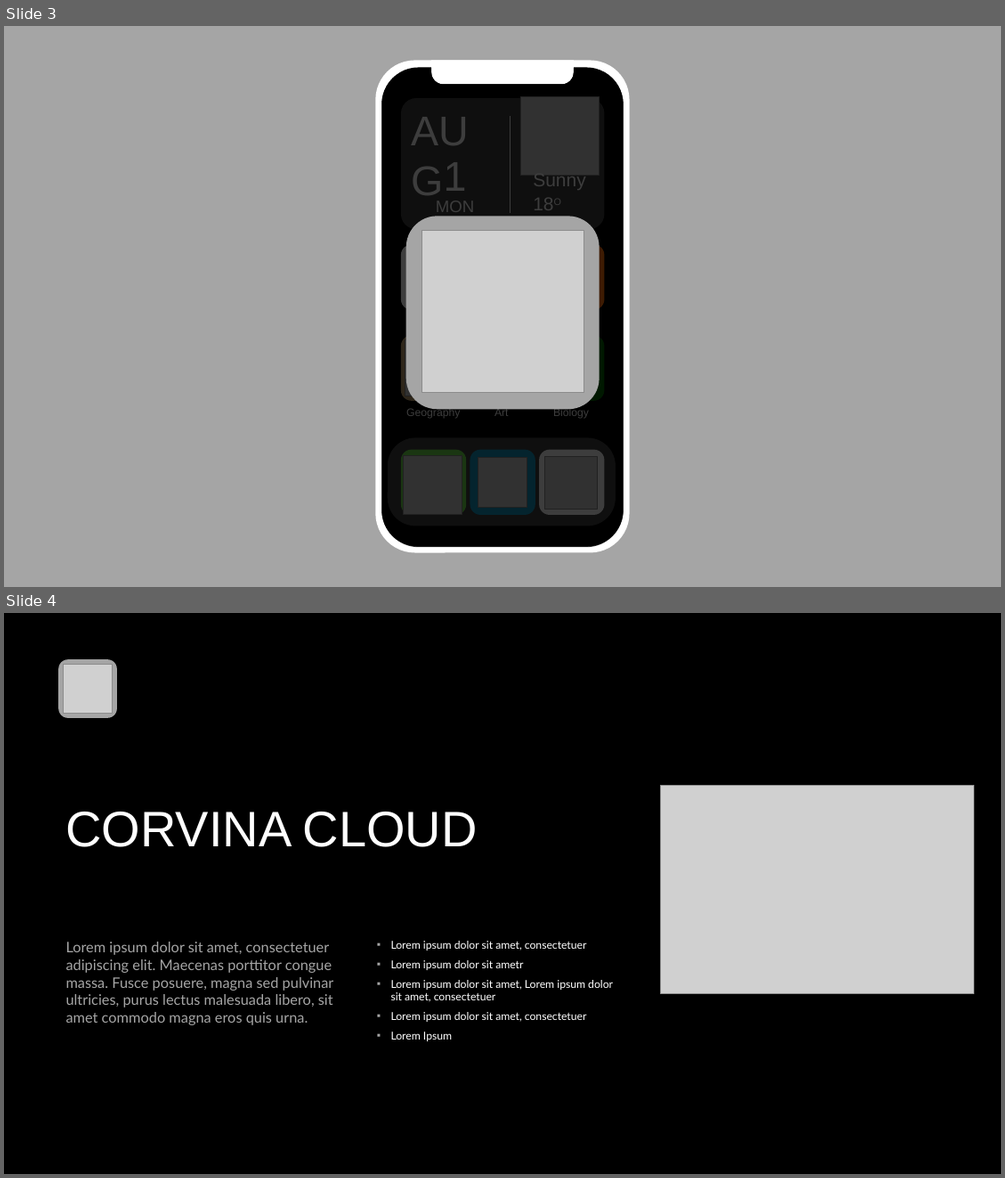
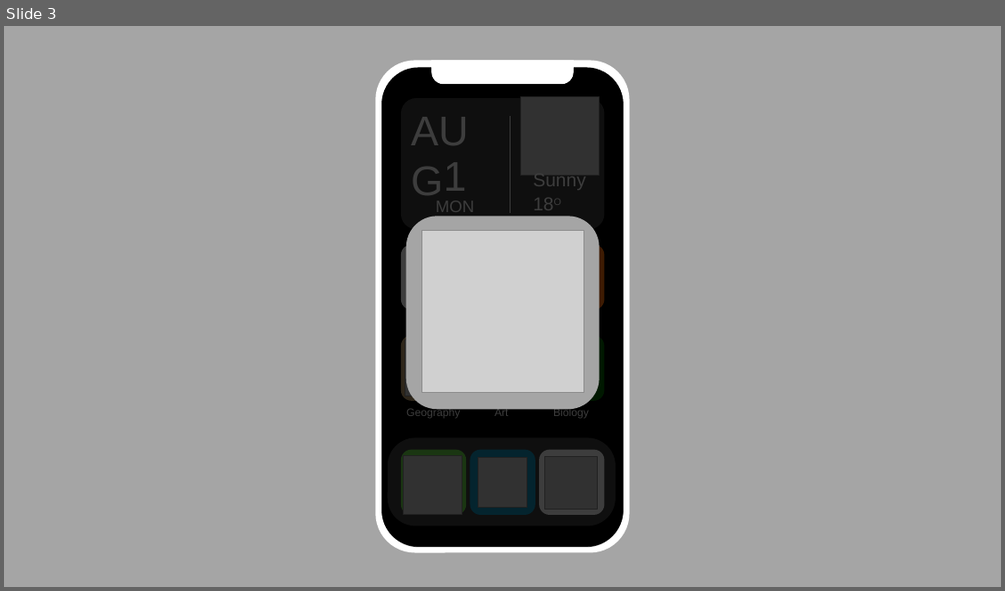
Before and after one commit to Corvina-project/CorvinaProject, a slide deck: presentazione.pptx. Shown one above the other, each under a label of ours: slides 3 and 4 before the commit, slide 3 after it. The pictures are 1005x1178 and 1005x591 pixels, drawn with LibreOffice and Linux fonts; fonts in the diff are those of the drawing; grey boxes stand for pictures; background and template pictures are left out. Boxes give left, top, right and bottom in pixels: in the first picture for what was removed or moved away, otherwise in the second. Text is boxed around its words. In the diff, an @@ line names an element or a change of style, - is before the commit and + after.

```diff
--- a/presentazione.pptx
+++ b/presentazione.pptx
@@ slide 4 removed at [4,613,1001,1174], background #000000 @@
@@ rounded rectangle removed at [58,659,117,718] @@
@@ picture removed at [63,664,112,713] @@
@@ picture removed at [661,785,974,994] @@
@@ text removed at [65,811,477,847] @@
-CORVINA CLOUD
@@ text removed at [66,941,334,1025] @@
-Lorem ipsum dolor sit amet, consectetuer adipiscing elit. Maecenas porttitor congue massa. Fusce posuere, magna sed pulvinar ultricies, purus lectus malesuada libero, sit amet commodo magna eros quis urna.
@@ text removed at [391,941,613,1041] @@
-▪ Lorem ipsum dolor sit amet, consectetuer
-▪ Lorem ipsum dolor sit ametr
-▪ Lorem ipsum dolor sit amet, Lorem ipsum dolor sit amet, consectetuer
-▪ Lorem ipsum dolor sit amet, consectetuer
-▪ Lorem Ipsum
```
Also in this commit, not shown: 1 slide added.
